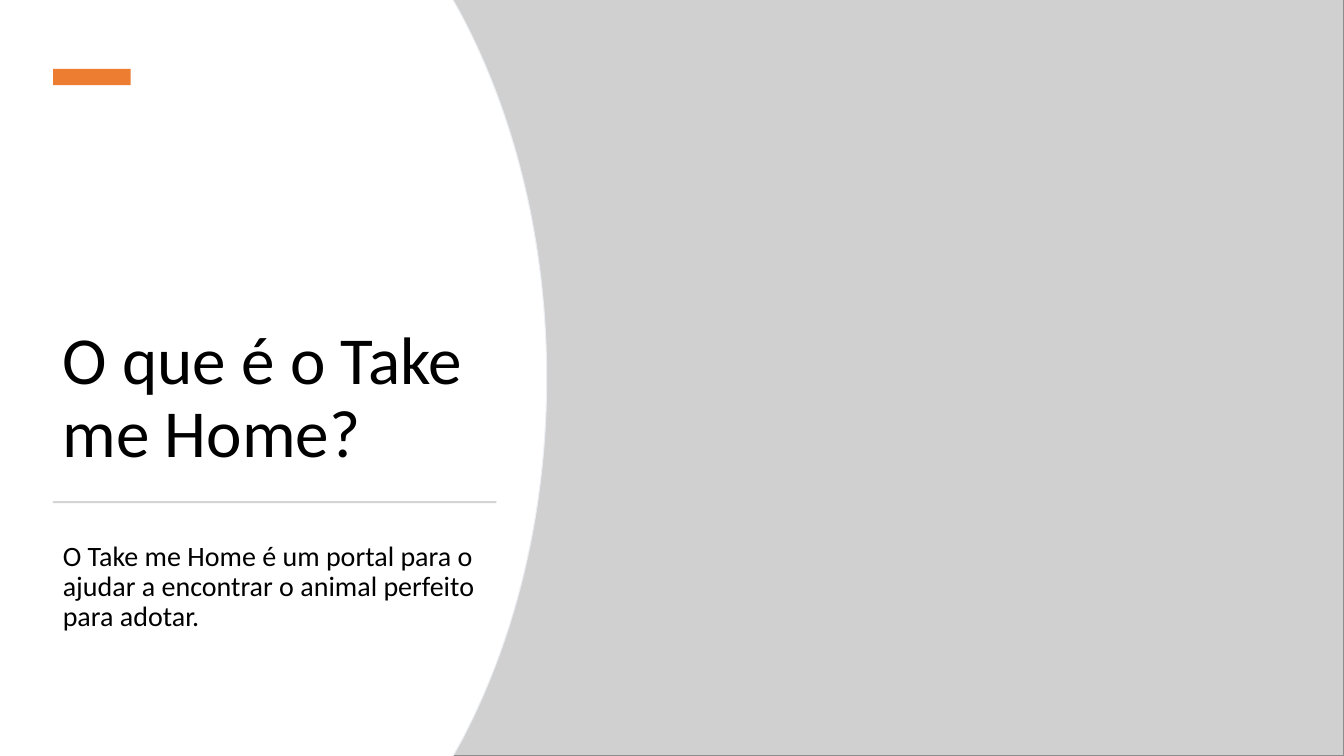
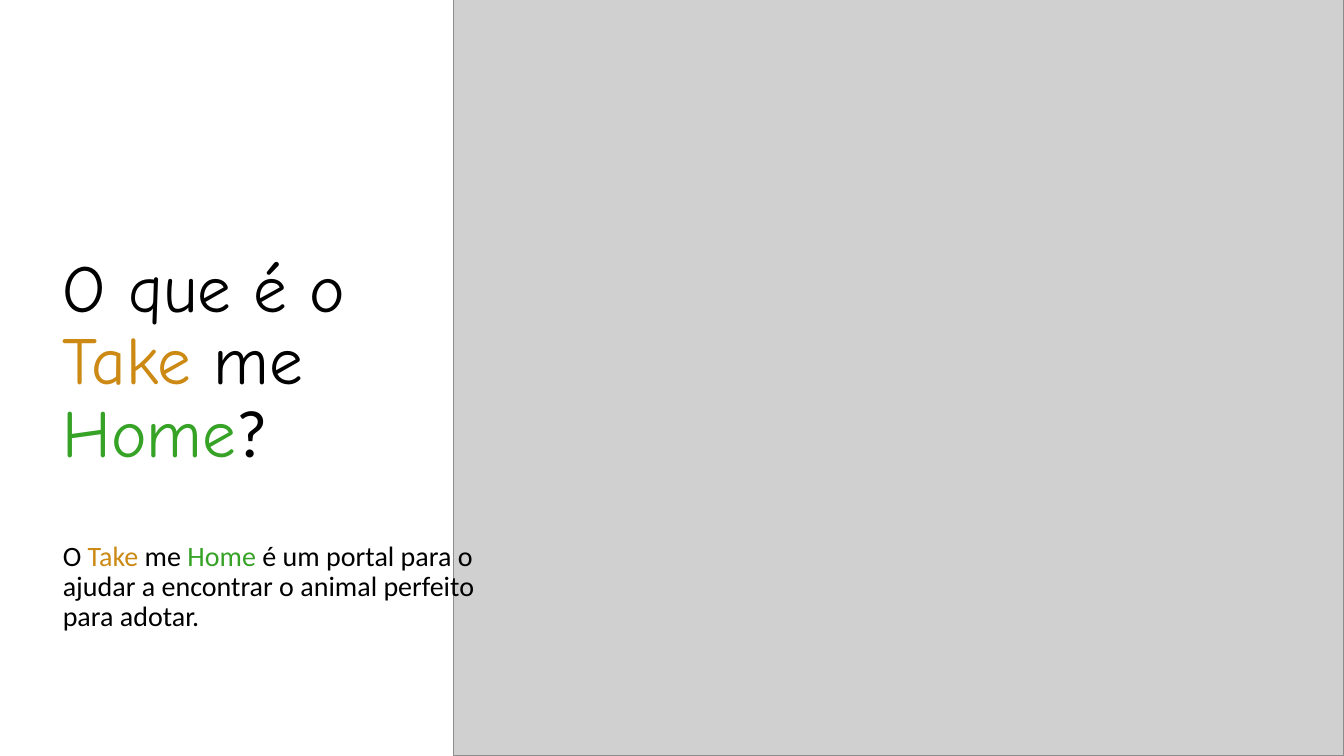
Before and after one commit to diogosousa034/pap, a slide deck: slide 2 of Take me Home.pptx. Drawn at 1344x756 pixels with LibreOffice and Linux fonts; fonts in the diff are those of the drawing; grey boxes stand for pictures. Boxes give left, top, right and bottom in pixels: in the first picture for what was removed or moved away, otherwise in the second. Text is boxed around its words. In the diff, an @@ line names an element or a change of style, - is before the commit and + after.

```diff
--- a/Take me Home.pptx
+++ b/Take me Home.pptx
@@ freeform shape removed at [0, 0, 546, 756] @@
@@ freeform shape removed at [0, 0, 545, 756] @@
@@ rectangle removed at [53, 69, 131, 85] @@
@@ title "O que é o Take ..." at [63, 262, 346, 458]: font Calibri to Comic Neue; text colour #000000 to #CC8A14 in "Take"; text colour #000000 to #36A327 in "Home?" @@
@@ rectangle removed at [53, 501, 497, 503] @@
@@ text "O Take me Home é ..." at [63, 546, 475, 631]: text colour #000000 to #CC8A14 in "Take"; text colour #000000 to #36A327 in "Home" @@
```
Also in this commit, not shown: 4 other slides changed, 1 slide added, 1 slide removed, 8 other files.
